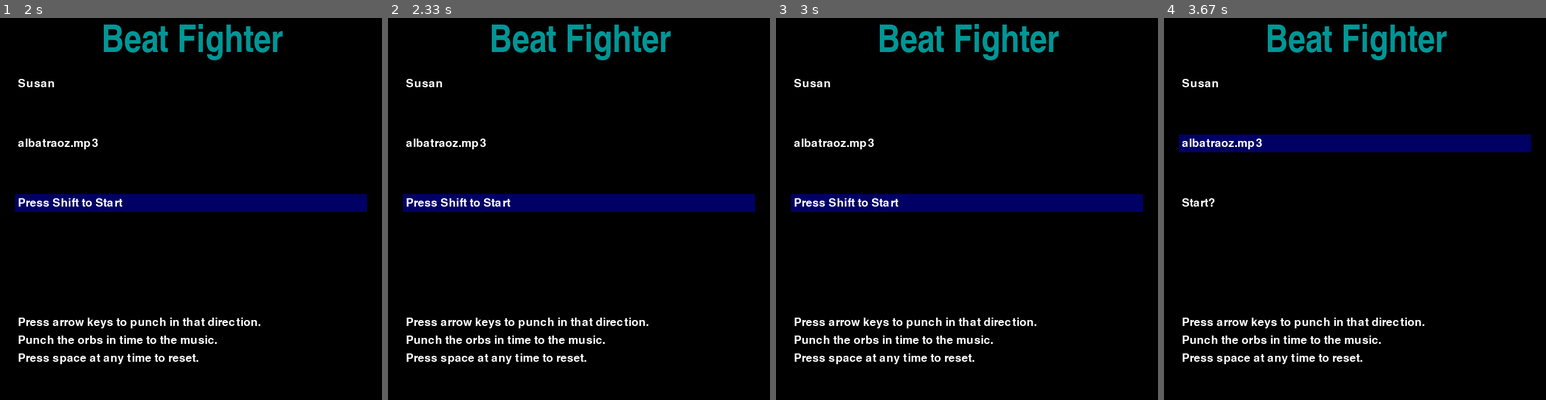
Above: before the commit, frames 1-4 (left to right).
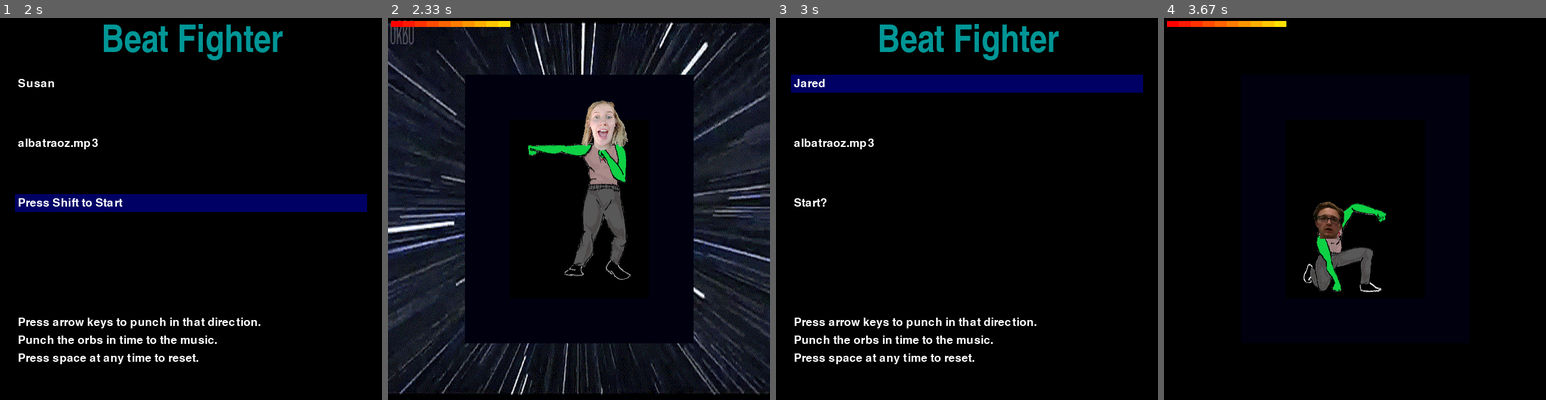
Above: after the commit, the same moments.

Repository: Rosebotics/catapult2019
Game: pygame game, started from projects/Allison_Cassandra_Isabella/algorymolto vivace.py
Same seed, same stepped clock (60 frames per second), same inputs: the game is played once before the commit and once after it.
Inputs:
- Up to frame 1 (2 s): hold S 0.33-0.8 s; hold Right 0.33-0.8 s; hold Right 0.83-1.3 s; hold Up 1.33-1.63 s
- Up to frame 2 (2.33 s): hold Enter from 2.17 s (still down); hold Left from 2.17 s (still down)
- Up to frame 3 (3 s): release Enter at 2.7 s; release Left at 2.7 s; tap Space at 2.73 s
- Up to frame 4 (3.67 s): hold Left 3.07-3.6 s; hold Enter from 3.63 s (still down); hold Down from 3.63 s (still down)

Frame 1 is identical in both runs. In frame 2, 55% of the frame differs, in the area x 0-100%, y 0-100%; in frame 3, 8.6%; in frame 4, 10%.

Commit message:
Add toggle for background

Diff:
--- a/projects/Allison_Cassandra_Isabella/Power.txt
+++ b/projects/Allison_Cassandra_Isabella/Power.txt
@@ -210,4 +210,4 @@
 97265,right
 97500,up
 97710,down
-98000,over
+99000,over
--- a/projects/Allison_Cassandra_Isabella/algorymolto vivace.py
+++ b/projects/Allison_Cassandra_Isabella/algorymolto vivace.py
@@ -143,6 +143,9 @@
     counselor_num = 0
     song_num = 0
     selection_row = 0
+    backflash = False
+    pygame.mixer.music.load("if elevators had trap music.mp3")
+    pygame.mixer.music.play()
     while intro:
         screen.fill((0, 0, 0,))
         screen.blit(pygame.font.Font(None, 28).render("Press arrow keys to punch in that direction.", True, (255, 255, 255)), (30, 500))
@@ -194,9 +197,14 @@
                     song_num += 1
                     if song_num > len(songs) - 1:
                         song_num = 0
-            if pressedkeys[pygame.K_RSHIFT] or pressedkeys[pygame.K_LSHIFT]:
+            if pressedkeys[pygame.K_RETURN]:
                 if selection_row == 2:
                     intro = False
+            if pressedkeys[pygame.K_s]:
+                if backflash:
+                    backflash = False
+                else:
+                    backflash = True
     #setup
     hpbar = HPBar(screen)
     face = Face(screen, counselors[counselor_num])
@@ -242,8 +250,11 @@
         if pressed_keys[pygame.K_SPACE]:
             gameplay = False
         clock.tick(250)
-        screen.blit(background_image_frames[current_image], (0,0))
-        current_image = (current_image + 1) % len(background_image_frames)
+        if backflash:
+            screen.blit(background_image_frames[current_image], (0,0))
+            current_image = (current_image + 1) % len(background_image_frames)
+        else:
+            screen.fill((0, 0, 0))
         pygame.draw.rect(screen, (0, 0, 15), punchbox)
         pygame.draw.rect(screen, (0, 0, 0), hurtbox)
         for event in pygame.event.get():
